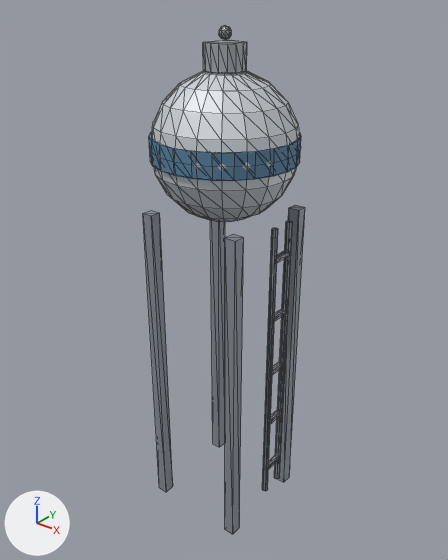
The glTF model ClientWeb/src/assets/models/civic/water_tower.glb, before and after one commit.
One viewpoint serves both versions: a 50 mm camera at (0.923, -1.158, 1.423) aimed at (-0.012, 0.011, 0.698). Lighting does not change. The marker at lower left points along +X, +Y and +Z. The first picture is the older version. Mesh edges are drawn as thin lines.

The scene before the commit, as lines of its bpy script (objects in view):
```python
ob_watertower = bpy.data.objects.new('WaterTower', me_cube)
ob_watertower.location = (0.0, 0.0, 0.0)
```
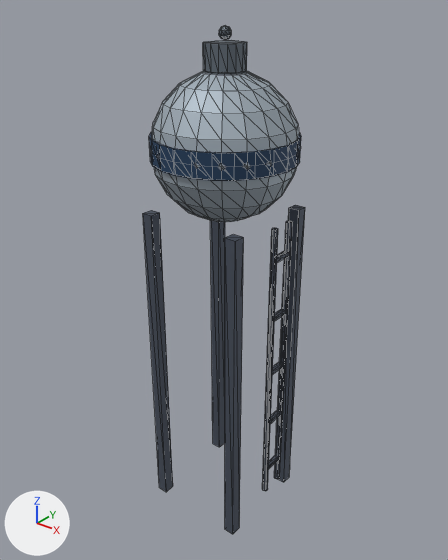
Boxes (x1, y1, x2, y2) around the edits, measured in the pictures (448 x 560 px):
'WaterTower', recoloured (darker): (143, 25, 305, 534) in both

Diff of the bpy script that builds the scene:
```diff
--- a/ClientWeb/src/assets/models/civic/water_tower.glb.py
+++ b/ClientWeb/src/assets/models/civic/water_tower.glb.py
@@ mat_leg__0_13__0_13_mat @@
 mat_leg__0_13__0_13_mat = principled_material('Leg_-0.13_-0.13_Mat')
-mat_leg__0_13__0_13_mat.base_color = (0.353, 0.384, 0.439)  # grey #a0a7b1
+mat_leg__0_13__0_13_mat.base_color = (0.102, 0.122, 0.162)  # greyish blue #5a6270
 mat_leg__0_13__0_13_mat.metallic = 0.6
@@ mat_leg__0_13_0_13_mat @@
 mat_leg__0_13_0_13_mat = principled_material('Leg_-0.13_0.13_Mat')
-mat_leg__0_13_0_13_mat.base_color = (0.353, 0.384, 0.439)  # grey #a0a7b1
+mat_leg__0_13_0_13_mat.base_color = (0.102, 0.122, 0.162)  # greyish blue #5a6270
 mat_leg__0_13_0_13_mat.metallic = 0.6
@@ mat_leg_0_13__0_13_mat @@
 mat_leg_0_13__0_13_mat = principled_material('Leg_0.13_-0.13_Mat')
-mat_leg_0_13__0_13_mat.base_color = (0.353, 0.384, 0.439)  # grey #a0a7b1
+mat_leg_0_13__0_13_mat.base_color = (0.102, 0.122, 0.162)  # greyish blue #5a6270
 mat_leg_0_13__0_13_mat.metallic = 0.6
@@ mat_leg_0_13_0_13_mat @@
 mat_leg_0_13_0_13_mat = principled_material('Leg_0.13_0.13_Mat')
-mat_leg_0_13_0_13_mat.base_color = (0.353, 0.384, 0.439)  # grey #a0a7b1
+mat_leg_0_13_0_13_mat.base_color = (0.102, 0.122, 0.162)  # greyish blue #5a6270
 mat_leg_0_13_0_13_mat.metallic = 0.6
@@ mat_tank_mat @@
 mat_tank_mat = principled_material('Tank_Mat')
-mat_tank_mat.base_color = (0.659, 0.706, 0.745)  # light grey #d4dbe0
+mat_tank_mat.base_color = (0.392, 0.456, 0.515)  # grey #a8b4be
 mat_tank_mat.metallic = 0.4
@@ mat_letterband_mat @@
 mat_letterband_mat = principled_material('LetterBand_Mat')
-mat_letterband_mat.base_color = (0.102, 0.227, 0.353)  # blue #5a83a0
+mat_letterband_mat.base_color = (0.0103, 0.0423, 0.102)  # dark blue #1a3a5a
 mat_letterband_mat.roughness = 0.7
@@ mat_tankcap_mat @@
 mat_tankcap_mat = principled_material('TankCap_Mat')
-mat_tankcap_mat.base_color = (0.416, 0.455, 0.494)  # grey #adb4bb
+mat_tankcap_mat.base_color = (0.144, 0.175, 0.209)  # grey #6a747e
 mat_tankcap_mat.metallic = 0.4
@@ mat_finial_mat @@
 mat_finial_mat = principled_material('Finial_Mat')
-mat_finial_mat.base_color = (0.416, 0.455, 0.494)  # grey #adb4bb
+mat_finial_mat.base_color = (0.144, 0.175, 0.209)  # grey #6a747e
 mat_finial_mat.metallic = 0.5
@@ mat_ladderrail__1_mat @@
 mat_ladderrail__1_mat = principled_material('LadderRail_-1_Mat')
-mat_ladderrail__1_mat.base_color = (0.353, 0.384, 0.439)  # grey #a0a7b1
+mat_ladderrail__1_mat.base_color = (0.102, 0.122, 0.162)  # greyish blue #5a6270
 mat_ladderrail__1_mat.metallic = 0.5
@@ mat_ladderrail_1_mat @@
 mat_ladderrail_1_mat = principled_material('LadderRail_1_Mat')
-mat_ladderrail_1_mat.base_color = (0.353, 0.384, 0.439)  # grey #a0a7b1
+mat_ladderrail_1_mat.base_color = (0.102, 0.122, 0.162)  # greyish blue #5a6270
 mat_ladderrail_1_mat.metallic = 0.5
@@ mat_ladderrung_0_mat @@
 mat_ladderrung_0_mat = principled_material('LadderRung_0_Mat')
-mat_ladderrung_0_mat.base_color = (0.353, 0.384, 0.439)  # grey #a0a7b1
+mat_ladderrung_0_mat.base_color = (0.102, 0.122, 0.162)  # greyish blue #5a6270
 mat_ladderrung_0_mat.metallic = 0.5
@@ mat_ladderrung_1_mat @@
 mat_ladderrung_1_mat = principled_material('LadderRung_1_Mat')
-mat_ladderrung_1_mat.base_color = (0.353, 0.384, 0.439)  # grey #a0a7b1
+mat_ladderrung_1_mat.base_color = (0.102, 0.122, 0.162)  # greyish blue #5a6270
 mat_ladderrung_1_mat.metallic = 0.5
@@ mat_ladderrung_2_mat @@
 mat_ladderrung_2_mat = principled_material('LadderRung_2_Mat')
-mat_ladderrung_2_mat.base_color = (0.353, 0.384, 0.439)  # grey #a0a7b1
+mat_ladderrung_2_mat.base_color = (0.102, 0.122, 0.162)  # greyish blue #5a6270
 mat_ladderrung_2_mat.metallic = 0.5
@@ mat_ladderrung_3_mat @@
 mat_ladderrung_3_mat = principled_material('LadderRung_3_Mat')
-mat_ladderrung_3_mat.base_color = (0.353, 0.384, 0.439)  # grey #a0a7b1
+mat_ladderrung_3_mat.base_color = (0.102, 0.122, 0.162)  # greyish blue #5a6270
 mat_ladderrung_3_mat.metallic = 0.5
@@ mat_ladderrung_4_mat @@
 mat_ladderrung_4_mat = principled_material('LadderRung_4_Mat')
-mat_ladderrung_4_mat.base_color = (0.353, 0.384, 0.439)  # grey #a0a7b1
+mat_ladderrung_4_mat.base_color = (0.102, 0.122, 0.162)  # greyish blue #5a6270
 mat_ladderrung_4_mat.metallic = 0.5
```
